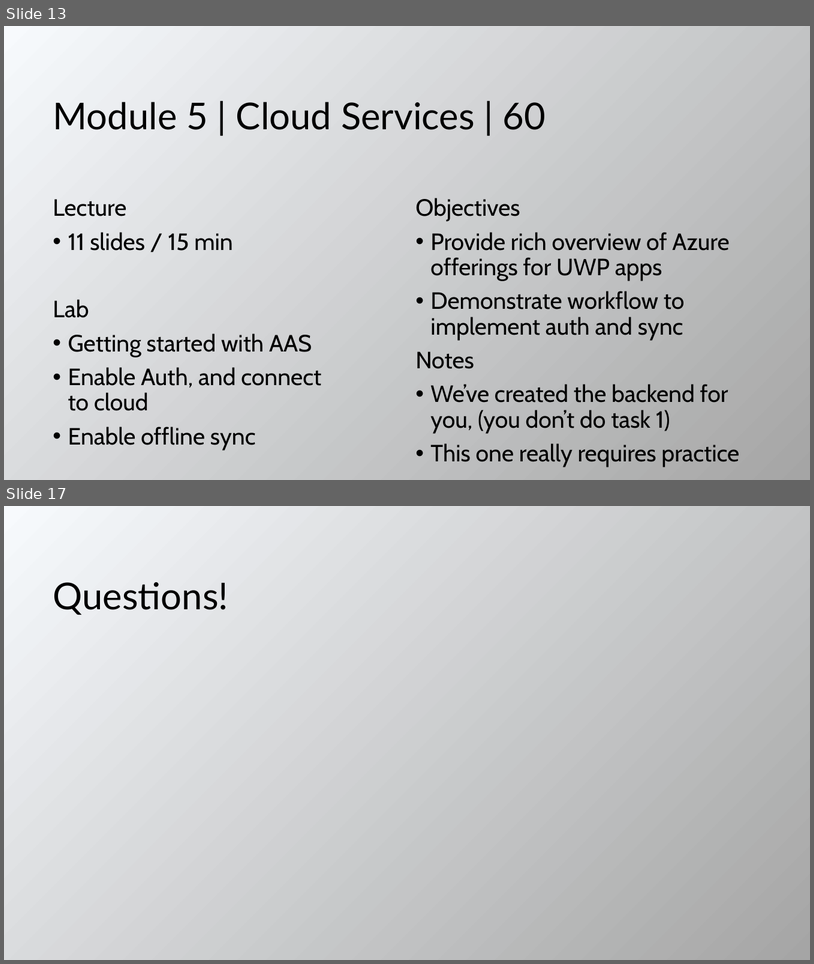
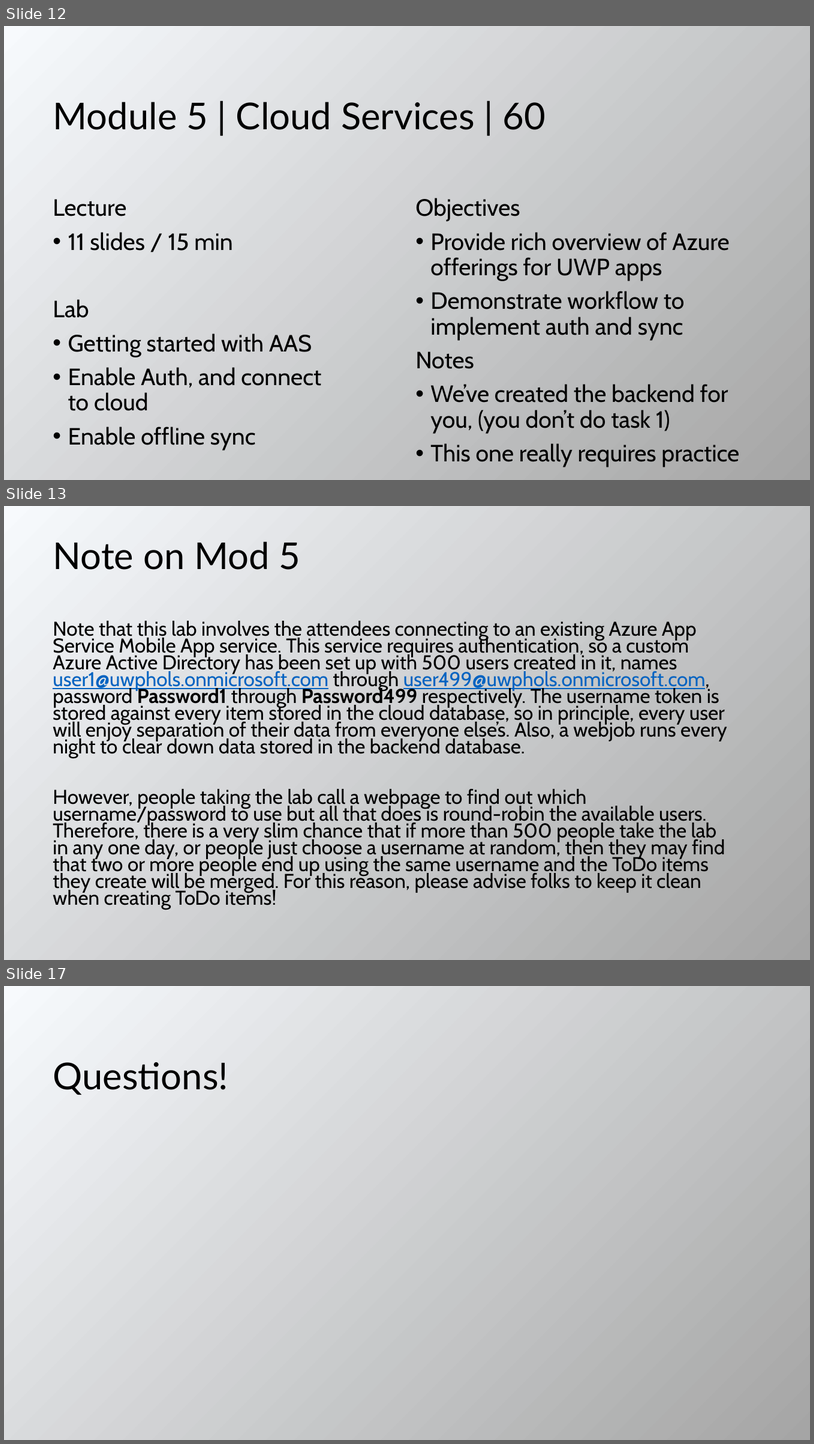
Before and after one commit to evangelism/WinDevWorkshop, a slide deck: 10.08.15.Train the Trainer.pptx. Shown one above the other, each under a label of ours: slides 13 and 17 before the commit, slides 12, 13 and 17 after it; the slides between them are not shown. The pictures are 814x964 and 814x1444 pixels, drawn with LibreOffice and Linux fonts; fonts in the diff are those of the drawing. Boxes give left, top, right and bottom in pixels: in the first picture for what was removed or moved away, otherwise in the second. Text is boxed around its words. In the diff, an @@ line names an element or a change of style, - is before the commit and + after.

```diff
--- a/10.08.15.Train the Trainer.pptx
+++ b/10.08.15.Train the Trainer.pptx
@@ slide 13 added at <box>4,506,810,960</box>, background gradient #F7FAFD to #A5A5A5 @@
@@ title added at <box>53,541,301,570</box>, 44 pt, text #000000 @@
+Note on Mod 5
@@ text added at <box>53,621,728,910</box>, 23.8 pt, text #000000 @@
+Note that this lab involves the attendees connecting to an existing Azure App Service Mobile App service. This service requires authentication, so a custom Azure Active Directory has been set up with 500 users created in it, names user1@uwphols.onmicrosoft.com through user499@uwphols.onmicrosoft.com, password Password1 through Password499 respectively. The username token is stored against every item stored in the cloud database, so in principle, every user will enjoy separation of their data from everyone else’s. Also, a webjob runs every night to clear down data stored in the backend database.
+However, people taking the lab call a webpage to find out which username/password to use but all that does is round-robin the available users. Therefore, there is a very slim chance that if more than 500 people take the lab in any one day, or people just choose a username at random, then they may find that two or more people end up using the same username and the ToDo items they create will be merged. For this reason, please advise folks to keep it clean when creating ToDo items!
@@ what was slide 13 is now slide 12 @@
```
Also in this commit, not shown: 8 slides changed, 1 slide removed.
